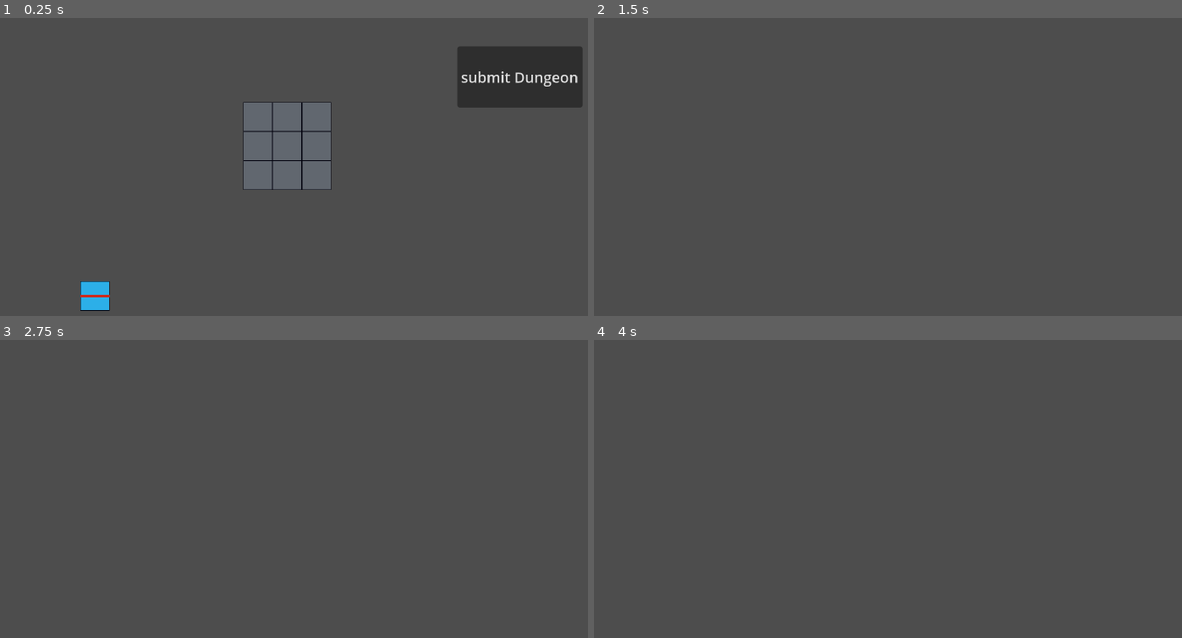
Above: before the commit, frames 1-4 (two rows, left to right).
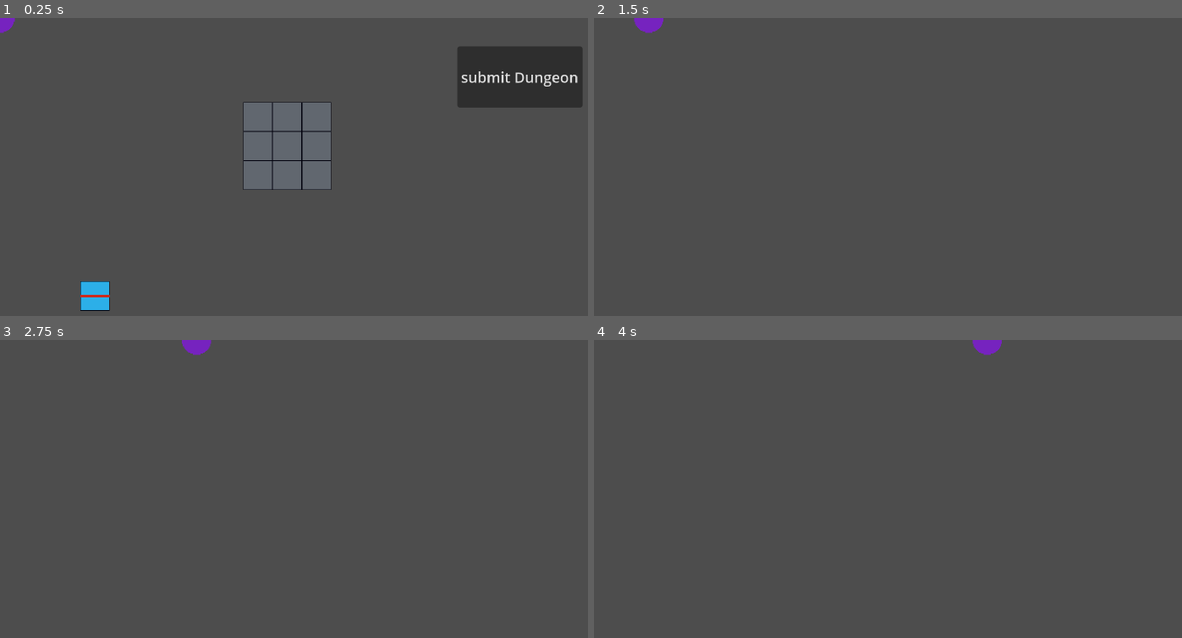
Above: after the commit, the same moments.

Repository: Chikenscreed/roguelike-farming
Game: Godot game, scene res://Scenes/game.tscn
Same seed, same stepped clock (60 frames per second), same inputs: the game is played once before the commit and once after it. This scene is started directly instead of the project's main scene.
Inputs (mouse positions are in pixels of both pictures, inside the frame that each line leads up to):
- Up to frame 1 (0.25 s): no input
- Up to frame 2 (1.5 s): click "submit Dungeon" at 0.5 s; tap Enter at 1.25 s; move the mouse to (1082, 167) at 1.27 s; hold D (right) from 1.28 s (still down); click (1082, 167) at 1.42 s
- Up to frame 3 (2.75 s): release D (right) at 2 s; drag from (205, 521) to (305, 569) at 2.02 s
- Up to frame 4 (4 s): tap Space at 2.75 s; move the mouse to (999, 432) at 2.77 s; hold D (right) 2.78-3.5 s; drag from (899, 569) to (729, 456) at 3.52 s

The runs differ from the first frame. In frame 1, 0.1% of the frame differs, in the area x 0-3%, y 0-6%; in frame 2, 0.2%; in frame 3, 0.2%, in the area x 30-36%, y 0-6%; in frame 4, 0.2%.

Commit message:
loaded rooms dont recognize each others entrances anymore

Diff:
--- a/roguelike-farming/Scenes/components/mapComponents/entrance.tscn
+++ b/roguelike-farming/Scenes/components/mapComponents/entrance.tscn
@@ -5,6 +5,7 @@
 [sub_resource type="RectangleShape2D" id="RectangleShape2D_t5l72"]
 
 [node name="Entrance" type="Area2D"]
+monitoring = false
 script = ExtResource("1_t5l72")
 
 [node name="CollisionShape2D" type="CollisionShape2D" parent="."]
--- a/roguelike-farming/Scenes/dungeon_room.tscn
+++ b/roguelike-farming/Scenes/dungeon_room.tscn
@@ -48,8 +48,11 @@
 pattern_3 = SubResource("TileMapPattern_8xvgx")
 
 [node name="DungeonRoom" type="Node2D"]
+visible = false
 script = ExtResource("1_xue0f")
 
 [node name="TileMapLayer2" type="TileMapLayer" parent="."]
 tile_map_data = PackedByteArray("AAAAAAAAAAAAAAAAAAAAAAEAAAAAAAAAAAAAAAIAAAAAAAAAAAAAAAMAAAAAAAAAAAAAAAQAAAAAAAAAAAAAAA …(5104 unchanged characters)…
 tile_set = SubResource("TileSet_8xvgx")
+
+[node name="Entrances" type="Node2D" parent="."]
--- a/roguelike-farming/Scenes/game.tscn
+++ b/roguelike-farming/Scenes/game.tscn
@@ -1,12 +1,15 @@
-[gd_scene load_steps=3 format=3 uid="uid://etjai5vm2tnp"]
+[gd_scene load_steps=4 format=3 uid="uid://etjai5vm2tnp"]
 
 [ext_resource type="PackedScene" uid="uid://bh7xfp5urcint" path="res://Scenes/build_dungeon_screen.tscn" id="1_qxrlw"]
 [ext_resource type="PackedScene" uid="uid://cy6868cf62pkn" path="res://Scenes/dungeon_manager.tscn" id="2_wrm1d"]
+[ext_resource type="PackedScene" uid="uid://i02wi8njxgrb" path="res://Scenes/test_player.tscn" id="3_wrm1d"]
 
 [node name="Game" type="Node"]
 
 [node name="BuildDungeonScreen" parent="." instance=ExtResource("1_qxrlw")]
 
-[node name="DungeonManager" parent="." instance=ExtResource("2_wrm1d")]
+[node name="DungeonManagerNode" parent="." instance=ExtResource("2_wrm1d")]
 
-[connection signal="exportAllRooms" from="BuildDungeonScreen" to="DungeonManager" method="_on_build_dungeon_screen_export_all_rooms"]
+[node name="TestPlayer" parent="." instance=ExtResource("3_wrm1d")]
+
+[connection signal="exportAllRooms" from="BuildDungeonScreen" to="DungeonManagerNode" method="_on_build_dungeon_screen_export_all_rooms"]
--- a/roguelike-farming/Scripts/dungeonRoom.gd
+++ b/roguelike-farming/Scripts/dungeonRoom.gd
@@ -13,6 +13,7 @@
 var entranceDimEastWest = Vector2(8,24)
 
 @onready var tile_map_layer: TileMapLayer = $TileMapLayer2
+@onready var entrances: Node2D = $Entrances
 
 # doors are patterns in the tilemap. Currently it is not possible to name them, so we have to follow this schema
 const patternIndexNorth: int = 0
@@ -61,7 +62,7 @@
 
 func addEntrance(direction: Enums.DIRECTION) -> void:
 	var entrance: Node2D = entranceScene.instantiate()
-	add_child(entrance)
+	entrances.add_child(entrance)
 	match direction:
 		Enums.DIRECTION.NORTH:
 			entrance.setDimensions(entranceDimNorthSouth)
@@ -80,3 +81,11 @@
 	var x = coords.x * tileSize
 	var y = coords.y * tileSize
 	return Vector2(x,y)
+
+func disableEntrances() -> void:
+	for entrance in entrances.get_children():
+		entrance.monitoring = false
+
+func enableEntrances() -> void:
+	for entrance in entrances.get_children():
+		entrance.monitoring = true
--- /dev/null
+++ b/roguelike-farming/Scripts/eventBus.gd
@@ -0,0 +1,15 @@
+class_name EventBus
+extends Node
+
+var dungeonManager: DungeonManager
+
+
+func subscribe(node: Node) -> void:
+	if (node is DungeonManager):
+		dungeonManager = node
+	if(node is Entrance):
+		connectEntrancesWithDungeonManager(node)
+
+
+func connectEntrancesWithDungeonManager(entrance: Entrance) -> void:
+	entrance.movePlayerToNextRoom.connect(dungeonManager.movePlayerToNextRoom)
--- a/roguelike-farming/dungeon_manager.gd
+++ b/roguelike-farming/dungeon_manager.gd
@@ -10,11 +10,14 @@
 
 var allDungeonScenes: Dictionary = {}
 
+var posOfPlayer: Vector2 = Vector2(0,0)
+
 
 # input could be the dictionary generated by build_dungeon_screen
 # so here would be generated a seperate dictionary with the vector2 and the instanciated Scene
 # Called when the node enters the scene tree for the first time.
 func _ready() -> void:
+	GlobalEventBus.subscribe(self)
 	pass # Replace with function body.
 
 
@@ -42,3 +45,8 @@
 			allDungeonScenes.set(key, null)
 	print("got them all I guess")
 	pass # Replace with function body.
+
+
+func movePlayerToNextRoom(directio: Enums.DIRECTION) -> void:
+	print("move player to ", directio)
+	pass
--- a/roguelike-farming/entrance.gd
+++ b/roguelike-farming/entrance.gd
@@ -2,12 +2,17 @@
 extends Area2D
 
 ##to be placed in dungeon to be able to switch to next room
+
+
+signal movePlayerToNextRoom(direction: Enums.DIRECTION)
+
 var direction: Enums.DIRECTION
 @onready var collision_shape_2d: CollisionShape2D = $CollisionShape2D
 
 # Called when the node enters the scene tree for the first time.
 func _ready() -> void:
-	print(collision_shape_2d.disabled)
+	GlobalEventBus.subscribe(self)
+#	self.area_entered(area: Area2D).connect(self._on_area_entered)
 	pass # Replace with function body.
 
 
@@ -25,4 +30,6 @@
 
 
 func _on_area_entered(area: Area2D) -> void:
-	print("I guess player Entered!")
+	print("Something got detected")
+	if (!area is Entrance and !area is MapTile):
+		movePlayerToNextRoom.emit(direction)
--- a/roguelike-farming/project.godot
+++ b/roguelike-farming/project.godot
@@ -14,6 +14,10 @@
 run/main_scene="uid://bh7xfp5urcint"
 config/features=PackedStringArray("4.5", "Mobile")
 config/icon="res://icon.svg"
+
+[autoload]
+
+GlobalEventBus="*res://Scripts/eventBus.gd"
 
 [display]
 
--- a/roguelike-farming/test_player.gd
+++ b/roguelike-farming/test_player.gd
@@ -1,3 +1,4 @@
+class_name Player
 extends CharacterBody2D
 
 
Not shown, added: roguelike-farming/Scripts/eventBus.gd.uid
